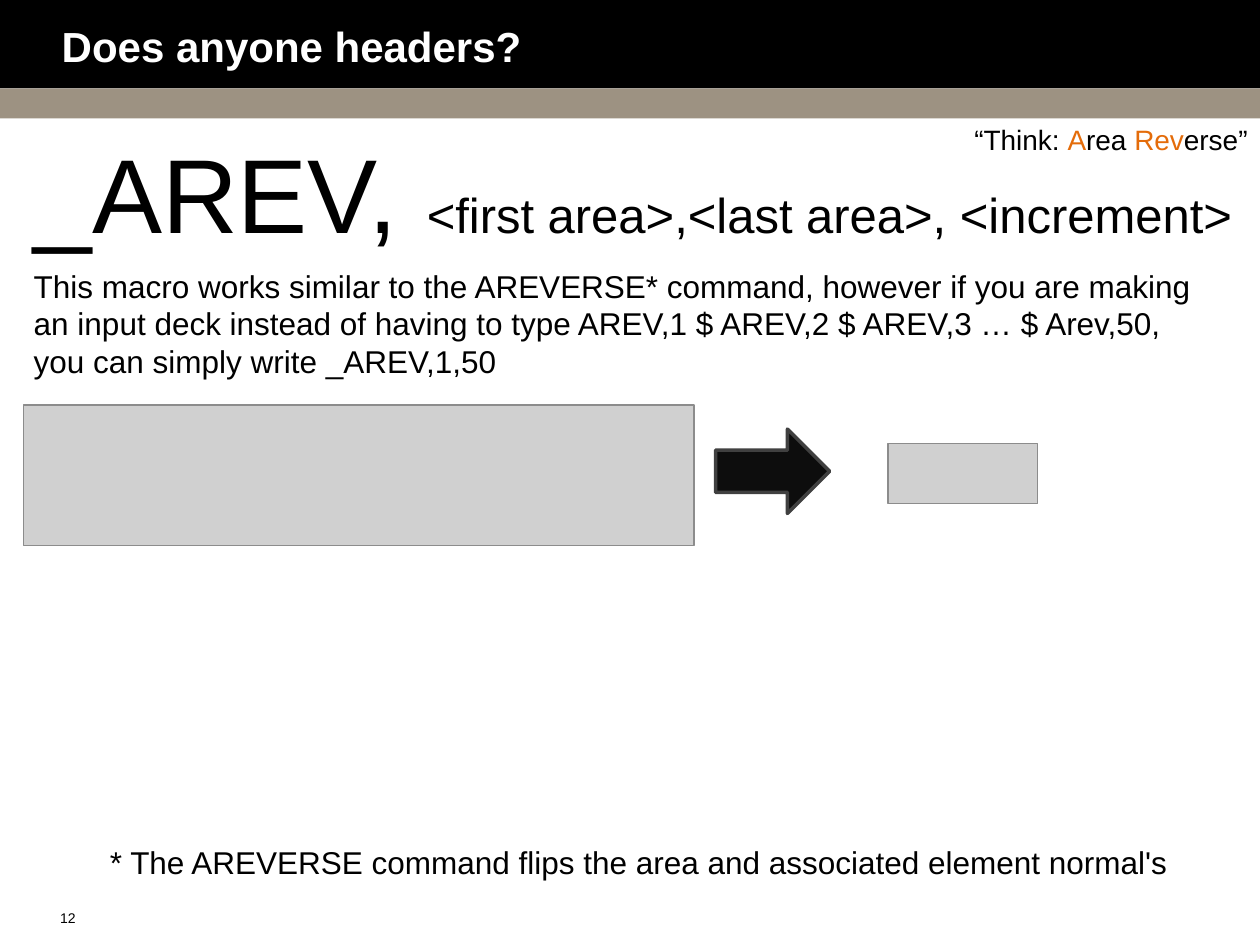
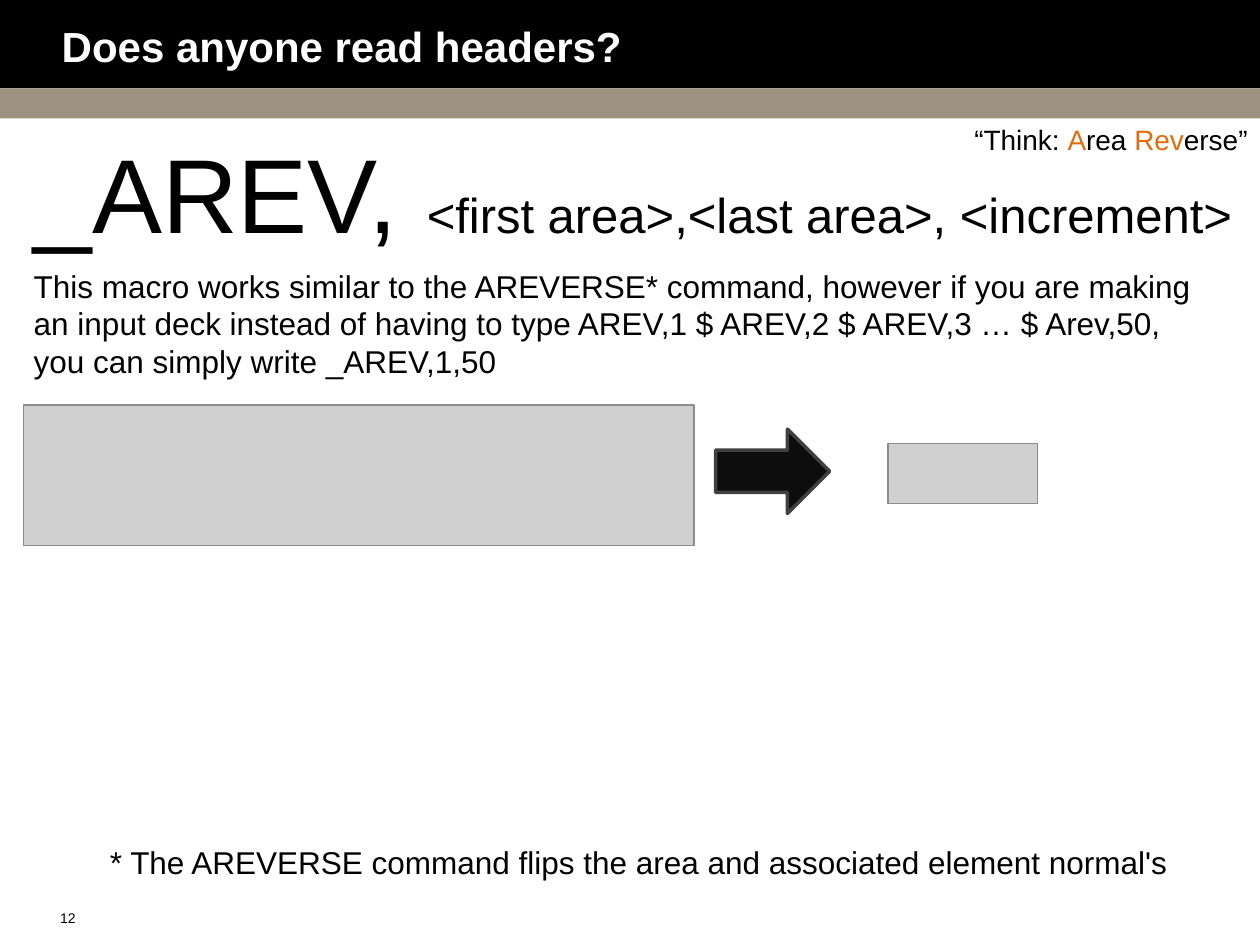
Before and after one commit to bguest/ansys-macros, a slide deck: slide 12 of Macro-Mania.pptx. Drawn at 1260x945 pixels with LibreOffice and Linux fonts; fonts in the diff are those of the drawing; grey boxes stand for pictures; background and template pictures are left out. Boxes give left, top, right and bottom in pixels: in the first picture for what was removed or moved away, otherwise in the second. Text is boxed around its words. In the diff, an @@ line names an element or a change of style, - is before the commit and + after.

```diff
--- a/Macro-Mania.pptx
+++ b/Macro-Mania.pptx
@@ title at [62, 31, 622, 70]: text changed @@
-Does anyone headers?
+Does anyone read headers?
```
Also in this commit, not shown: 3 other slides changed, 13 other files.
